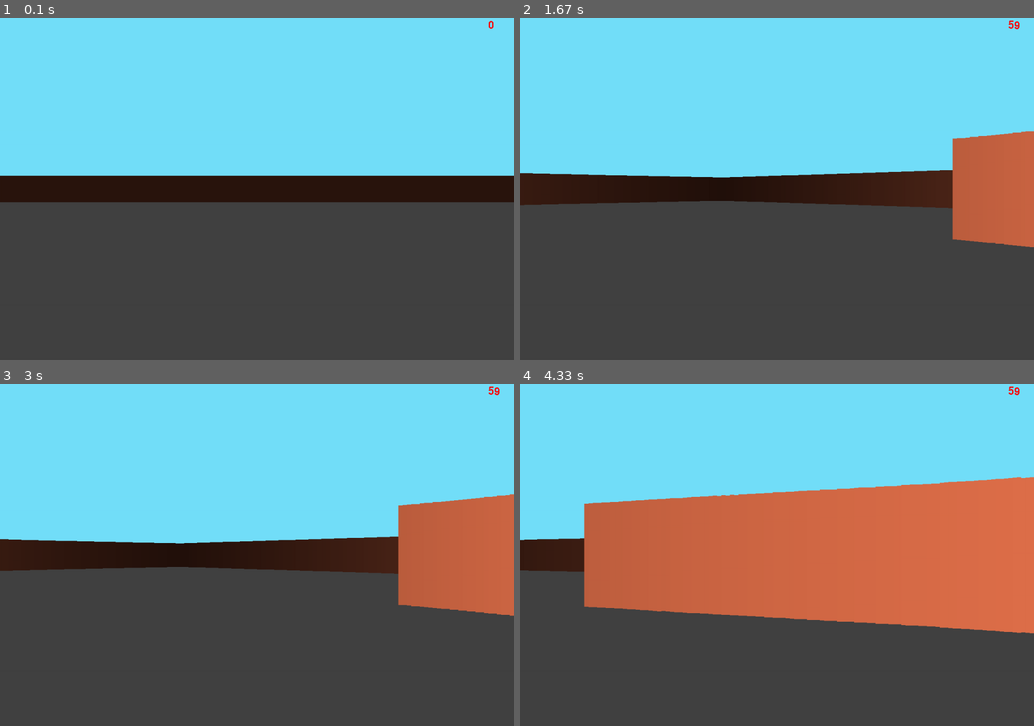
Above: before the commit, frames 1-4 (two rows, left to right).
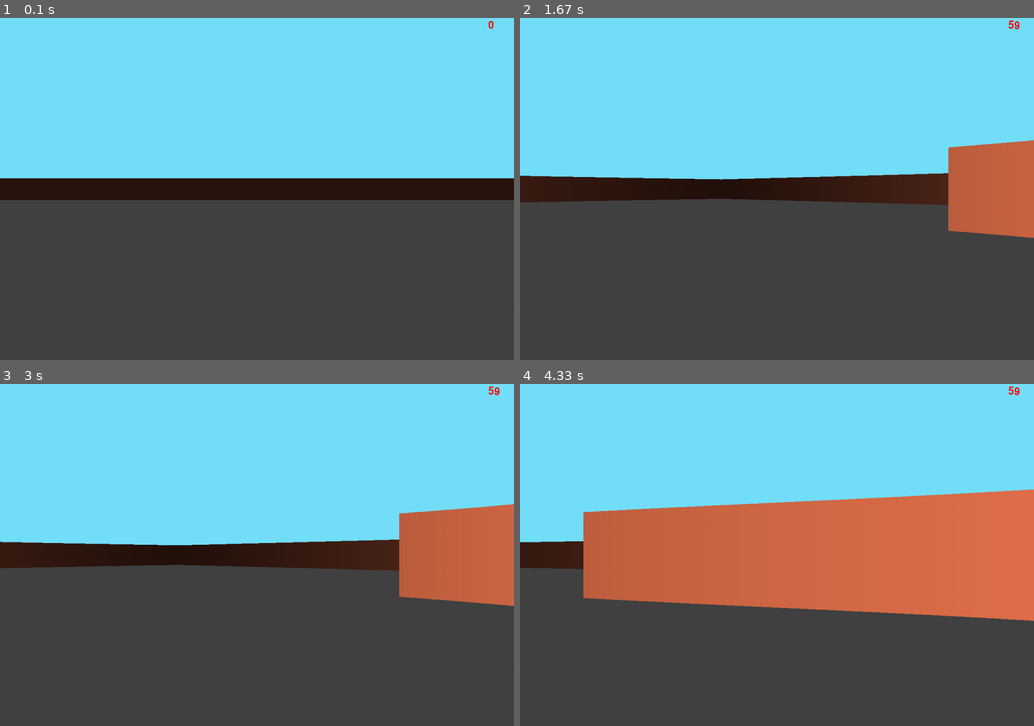
Above: after the commit, the same moments.

Repository: GSavelov/pygameLyceum
Game: pygame game, started from main.py
Same seed, same stepped clock (60 frames per second), same inputs: the game is played once before the commit and once after it.
Inputs:
- Up to frame 1 (0.1 s): no input
- Up to frame 2 (1.67 s): hold Right 0.33-0.8 s; hold Right 0.83-1.3 s; hold Left from 1.33 s (still down); hold A from 1.33 s (still down)
- Up to frame 3 (3 s): release Left at 1.87 s; release A at 1.87 s; hold Left 1.9-2.3 s; hold A 1.9-2.3 s; hold Right 2.33-2.97 s; hold D 2.33-2.97 s
- Up to frame 4 (4.33 s): hold Left 3-3.47 s; hold A 3-3.47 s; hold Right 3.5-3.97 s; hold D 3.5-3.97 s; hold Right from 4 s (still down); hold D from 4 s (still down)

The runs differ from the first frame. In frame 1, 1.7% of the frame differs, in the area x 0-100%, y 46-54%; in frame 2, 2.4%; in frame 3, 2.5%; in frame 4, 5.8%, in the area x 0-100%, y 27-73%.

Commit message:
Optimization by Bresenham's line algorithm

Diff:
--- a/config.py
+++ b/config.py
@@ -8,6 +8,7 @@
 
 # Game settings
 FPS = 60
+FPS_DRAW_POS = WIDTH - 60, 5
 TILE = 100
 
 # Player settings
@@ -18,11 +19,11 @@
 # Ray casting settings
 FOV = math.pi / 3
 H_FOV = FOV / 2
-NUM_RAYS = 120
+NUM_RAYS = 300
 MAX_DEPTH = 800
 DELTA_A = FOV / NUM_RAYS
 DISTANCE = NUM_RAYS / (2 * math.tan(H_FOV))
-PROJ_COEFF = 3 * DISTANCE * TILE
+PROJ_COEFF = DISTANCE * TILE
 SCALE = WIDTH // NUM_RAYS
 
 # Colors
--- a/drawing.py
+++ b/drawing.py
@@ -18,4 +18,4 @@
     def fps(self, clock):
         fps = str(int(clock.get_fps()))
         render = self.font.render(fps, 0, 'red')
-        self.surface.blit(render, (WIDTH - 60, 5))
+        self.surface.blit(render, FPS_DRAW_POS)
--- a/main.py
+++ b/main.py
@@ -1,7 +1,6 @@
 import pygame
 from config import *
 from player import Player
-from rayCasting import ray_casting
 from drawing import Drawing
 
 if __name__ == '__main__':
--- a/player.py
+++ b/player.py
@@ -1,5 +1,5 @@
 import pygame
-import math
+from math import cos, sin
 from config import *
 
 
@@ -13,8 +13,8 @@
         return self.x, self.y
 
     def movement(self):
-        sin_a = math.sin(self.angle)
-        cos_a = math.cos(self.angle)
+        sin_a = sin(self.angle)
+        cos_a = cos(self.angle)
         keys = pygame.key.get_pressed()
         if keys[pygame.K_w]:
             self.x += player_speed * cos_a
--- a/rayCasting.py
+++ b/rayCasting.py
@@ -1,22 +1,43 @@
 import pygame
+from math import sin, cos
 from config import *
 from map import world_map
 
 
+def mapping(a, b):
+    return (a // TILE) * TILE, (b // TILE) * TILE
+
+
 def ray_casting(surface, pos, angle):
+    ox, oy = pos
+    xm, ym = mapping(ox, oy)
     cur_angle = angle - H_FOV
-    x0, y0 = pos
     for ray in range(NUM_RAYS):
-        sin_a = math.sin(cur_angle)
-        cos_a = math.cos(cur_angle)
-        for depth in range(MAX_DEPTH):
-            x = x0 + depth * cos_a
-            y = y0 + depth * sin_a
-            if (x // TILE * TILE, y // TILE * TILE) in world_map:
-                depth *= math.cos(angle - cur_angle)
-                c = 255 / (1 + depth * depth * 0.00002)
-                color = (c, c // 2, c // 3)
-                proj_height = PROJ_COEFF / (depth + 0.000001)
-                pygame.draw.rect(surface, color, (ray * SCALE, H_HEIGHT - proj_height // 2, SCALE, proj_height))
+        sin_a = sin(cur_angle)
+        cos_a = cos(cur_angle)
+        sin_a = sin_a if sin_a else 0.000001
+        cos_a = cos_a if cos_a else 0.000001
+
+        x, dx = (xm + TILE, 1) if cos_a >= 0 else (xm, -1)
+        for i in range(0, WIDTH, TILE):
+            depth_v = (x - ox) / cos_a
+            y = oy + depth_v * sin_a
+            if mapping(x + dx, y) in world_map:
                 break
+            x += dx * TILE
+
+        y, dy = (ym + TILE, 1) if sin_a >= 0 else (ym, -1)
+        for i in range(0, HEIGHT, TILE):
+            depth_h = (y - oy) / sin_a
+            x = ox + depth_h * cos_a
+            if mapping(x, y + dy) in world_map:
+                break
+            y += dy * TILE
+
+        depth = depth_v if depth_v < depth_h else depth_h
+        depth *= cos(angle - cur_angle)
+        proj_height = PROJ_COEFF / depth
+        c = 255 / (1 + depth * depth * 0.00002)
+        color = (c, c // 2, c // 3)
+        pygame.draw.rect(surface, color, (ray * SCALE, H_HEIGHT - proj_height // 2, SCALE, proj_height))
         cur_angle += DELTA_A
